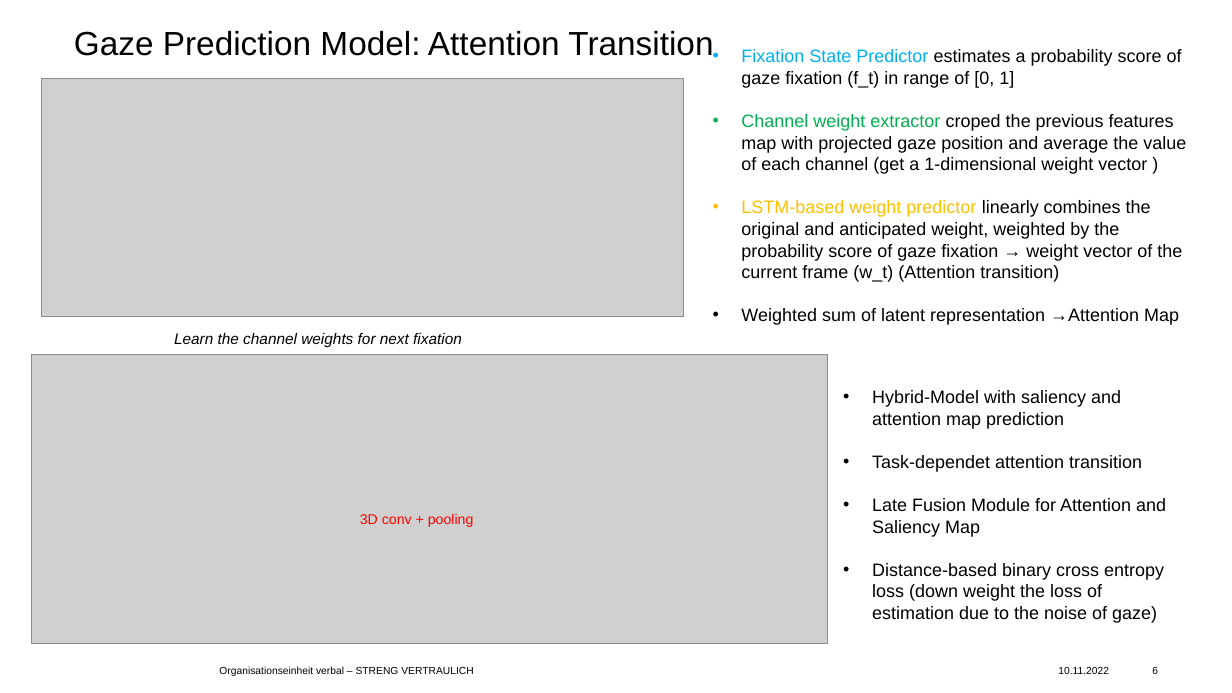
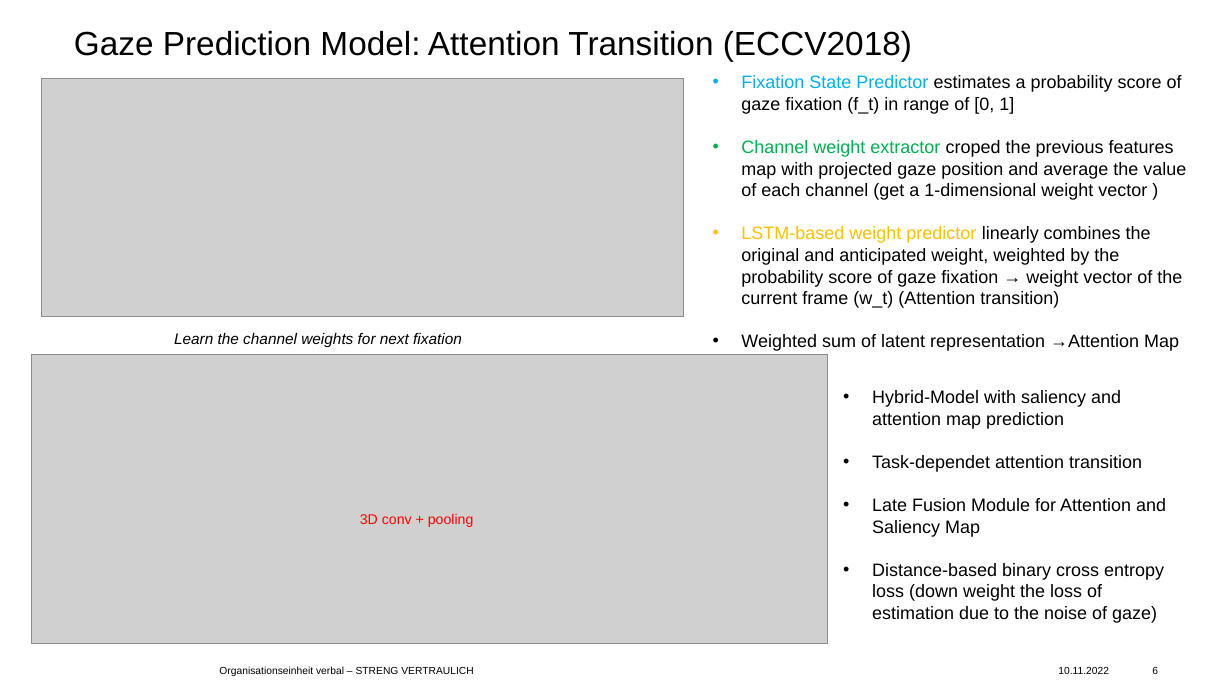
Before and after one commit to binyang97/3D_Gaze, a slide deck: slide 6 of presentations/SP_Status.pptx. Drawn at 1232x693 pixels with LibreOffice and Linux fonts; fonts in the diff are those of the drawing; grey boxes stand for pictures; background and template pictures are left out. Boxes give left, top, right and bottom in pixels: in the first picture for what was removed or moved away, otherwise in the second. Text is boxed around its words. In the diff, an @@ line names an element or a change of style, - is before the commit and + after.

Commit message:
pre

```diff
--- a/presentations/SP_Status.pptx
+++ b/presentations/SP_Status.pptx
@@ title at <box>74,30,912,61</box>: text changed @@
-Gaze Prediction Model: Attention Transition
+Gaze Prediction Model: Attention Transition (ECCV2018)
@@ text "Fixation State Predictor estimates a ...": place and size @@
-text "Fixation State Predictor estimates a ..." at <box>741,49,1186,325</box>
+text "Fixation State Predictor estimates a ..." at <box>741,75,1186,351</box>
```
Also in this commit, not shown: 6 other slides changed.
